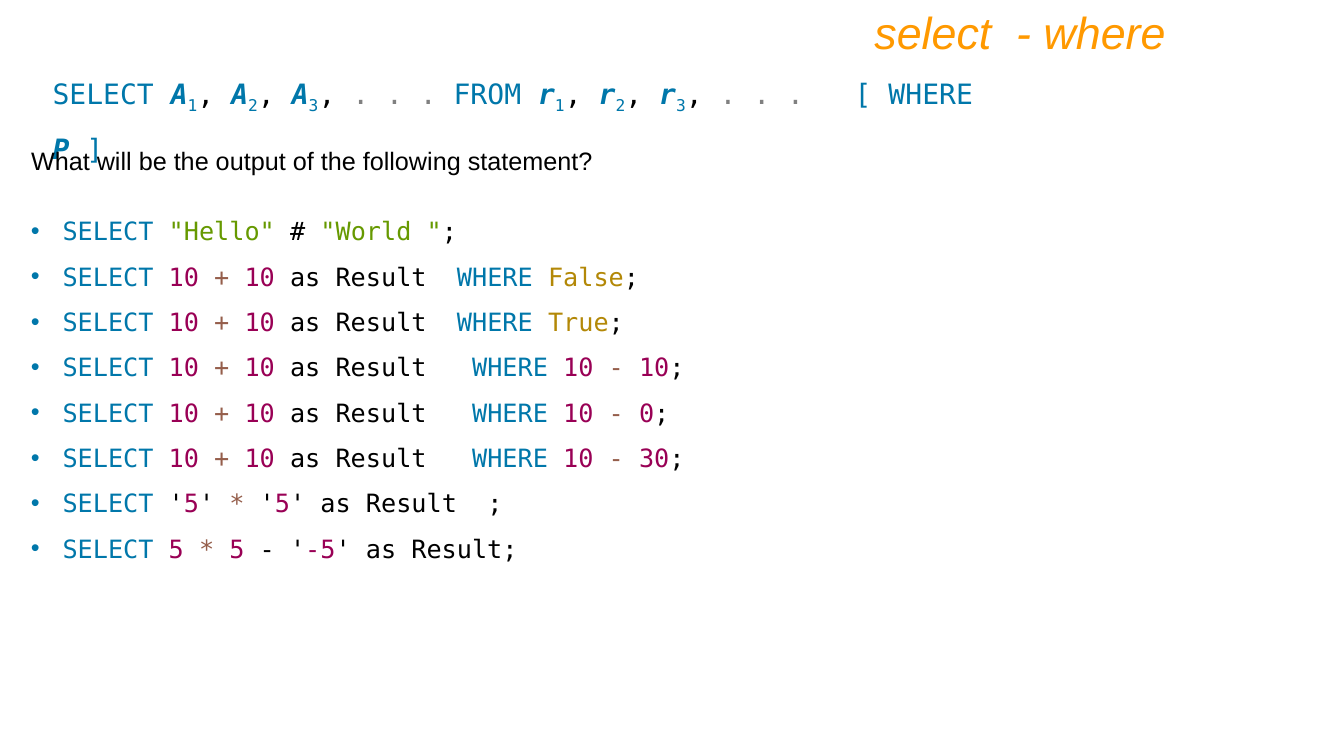
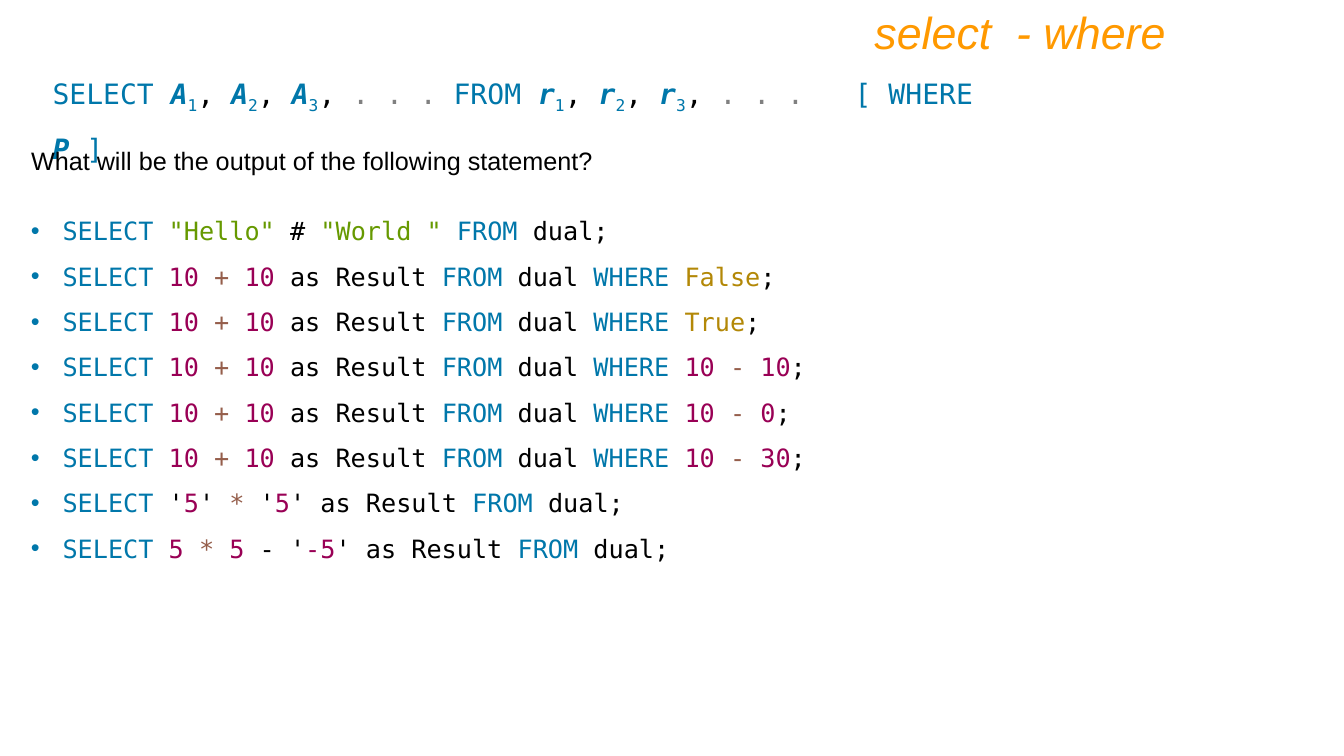
Before and after one commit to sonalikhedkar/Cdac_study, a slide deck: slide 142 of database/IET MySQL PPT Ver9.pptx. Drawn at 1344x756 pixels with LibreOffice and Linux fonts; fonts in the diff are those of the drawing. Boxes give left, top, right and bottom in pixels: in the first picture for what was removed or moved away, otherwise in the second. Text is boxed around its words. In the diff, an @@ line names an element or a change of style, - is before the commit and + after.

```diff
--- a/database/IET MySQL PPT Ver9.pptx
+++ b/database/IET MySQL PPT Ver9.pptx
@@ text at bbox=[63, 220, 806, 562]: text changed @@
-• SELECT "Hello" # "World ";
-• SELECT 10 + 10 as Result WHERE False;
-• SELECT 10 + 10 as Result WHERE True;
-• SELECT 10 + 10 as Result WHERE 10 - 10;
-• SELECT 10 + 10 as Result WHERE 10 - 0;
-• SELECT 10 + 10 as Result WHERE 10 - 30;
-• SELECT '5' * '5' as Result ;
-• SELECT 5 * 5 - '-5' as Result;
+• SELECT "Hello" # "World " FROM dual;
+• SELECT 10 + 10 as Result FROM dual WHERE False;
+• SELECT 10 + 10 as Result FROM dual WHERE True;
+• SELECT 10 + 10 as Result FROM dual WHERE 10 - 10;
+• SELECT 10 + 10 as Result FROM dual WHERE 10 - 0;
+• SELECT 10 + 10 as Result FROM dual WHERE 10 - 30;
+• SELECT '5' * '5' as Result FROM dual;
+• SELECT 5 * 5 - '-5' as Result FROM dual;
```
Also in this commit, not shown: 14 other slides changed, 52 slides added.
